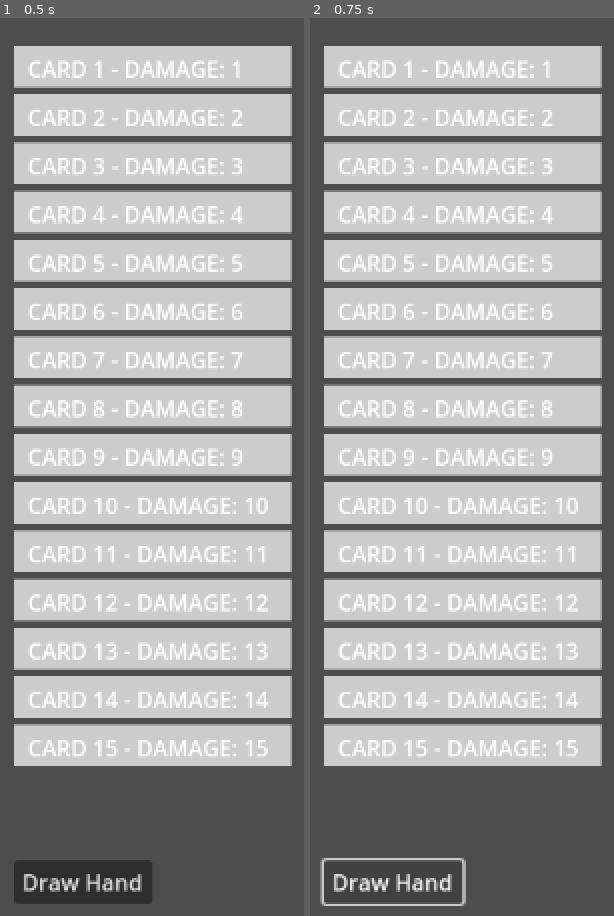
Above: before the commit, frames 1-2 (left to right).
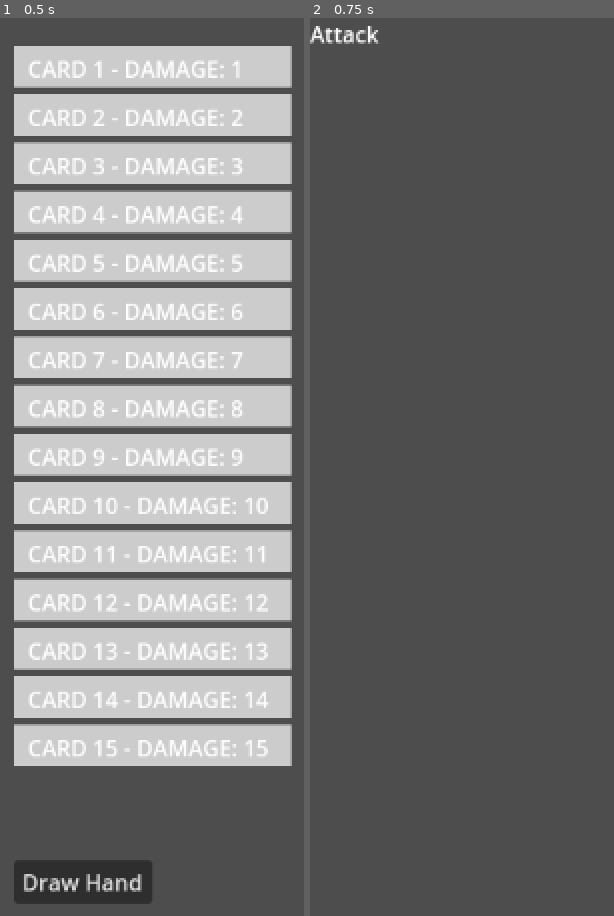
Above: after the commit, the same moments.

Repository: JosieBarber/roguelike
Game: Godot game, scene res://scenes/Planning_Phase.tscn
The game is run twice, just before and just after one commit, with the same random seed, the same clock (stepped at 60 frames per second) and the same inputs.
Inputs:
- Up to frame 1 (0.5 s): no input
- Up to frame 2 (0.75 s): click "Draw Hand" at 0.5 s

Frame 1 is identical in both runs. In frame 2, 66% of the frame differs, in the area x 0-97%, y 0-99%.

Commit message:
Implement passing hand to attack phase
The player child is now passed to the attack phase scene on drawing a hand, this keeps all player fields intact.

Diff:
--- a/scenes/Attack_Phase.tscn
+++ b/scenes/Attack_Phase.tscn
@@ -1,3 +1,9 @@
-[gd_scene load_steps=1 format=3 uid="uid://attack_phase"]
+[gd_scene load_steps=2 format=3 uid="uid://cf6w3w5e7rvnl"]
+
+[ext_resource type="Script" path="res://scripts/attack.gd" id="1"]
 
 [node name="Attack_Phase" type="Node2D"]
+script = ExtResource("1")
+
+[node name="Label" type="Label" parent="."]
+text = "Attack"
--- a/scripts/attack.gd
+++ b/scripts/attack.gd
@@ -2,6 +2,9 @@
 
 class_name Attack
 
+@export var player: Player
+
 func _ready():
-	# Initialize the attack phase when it is added to the scene
-	pass
+	for card in player.player_hand:
+		print("Card in hand: ", card.card_name)
+	print("Player name: ", player.player_name)
--- a/scripts/planning.gd
+++ b/scripts/planning.gd
@@ -10,7 +10,7 @@
 
 func _ready():
 	player = get_parent().get_node("Player")
-	player.initialize("Player1", 100)
+	player.initialize("JosiePosie", 50)
 	_create_test_deck()
 	temp_deck = player.player_deck.duplicate()
 	display_deck()
@@ -27,8 +27,9 @@
 	for card in selected_cards:
 		player.player_hand.append(card)
 	selected_cards.clear()
-	display_deck()
-	display_selected_queue()
+	# display_deck()
+	display_selected_queue() # This shouldn't be necessary, I'm not sure why it has to be here tbh
+	transition_to_attack_phase()
 
 func select_card(card_index: int):
 	if temp_deck.size() > card_index and selected_cards.size() < 7:
@@ -78,3 +79,9 @@
 
 func _on_draw_button_pressed():
 	draw_hand()
+
+func transition_to_attack_phase():
+	var attack_scene = preload("res://scenes/Attack_Phase.tscn").instantiate()
+	attack_scene.set("player", player)
+	get_tree().root.add_child(attack_scene)
+	queue_free()
